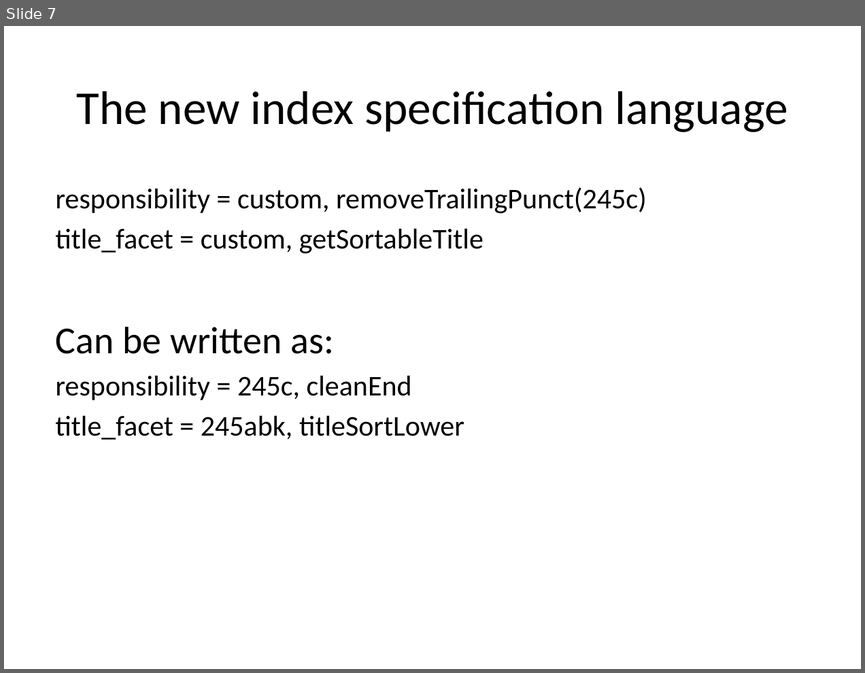
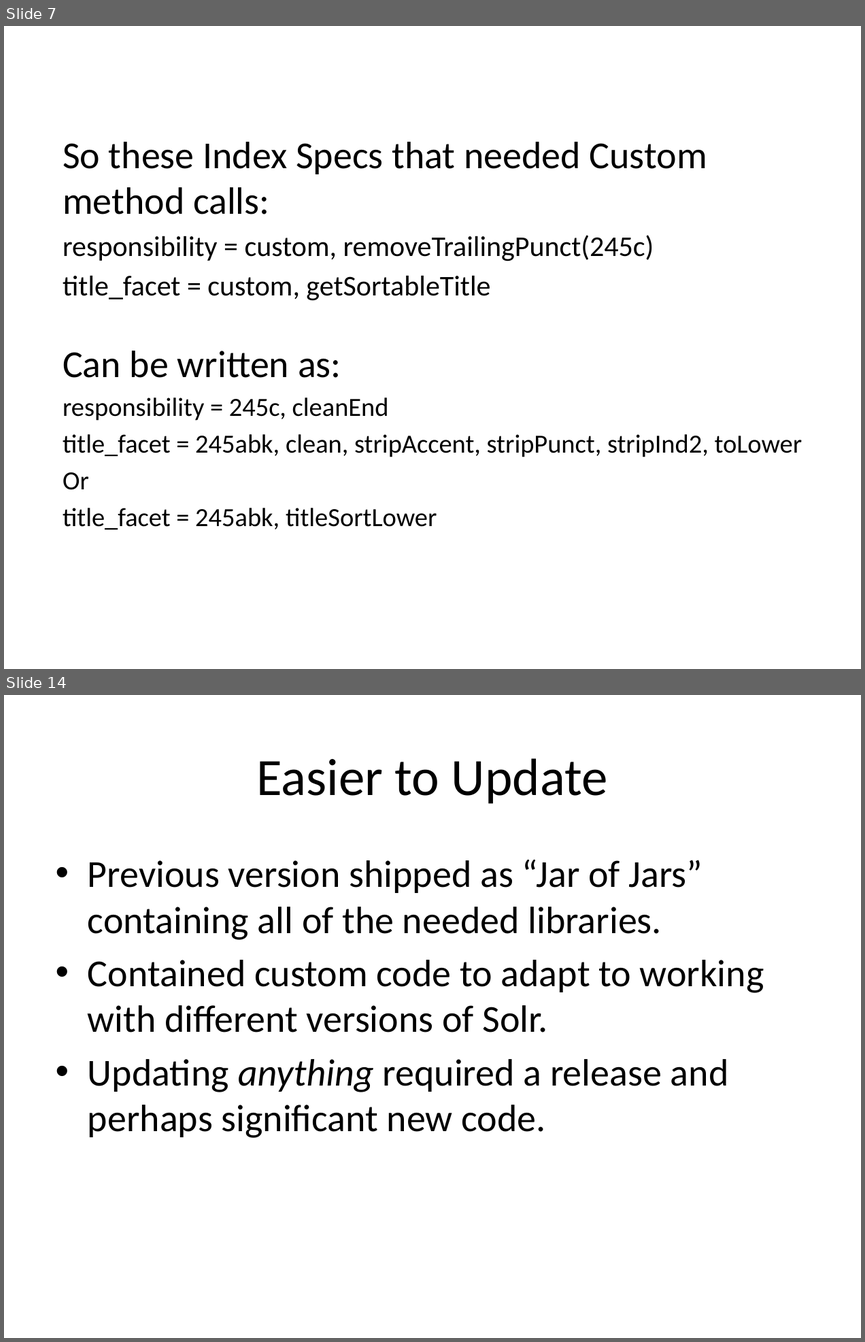
Before and after one commit to solrmarc/solrmarc, a slide deck: New Release of SolrMarc.pptx. Shown one above the other, each under a label of ours: slide 7 before the commit, slides 7 and 14 after it; the slides between them are not shown. The pictures are 865x673 and 865x1342 pixels, drawn with LibreOffice and Linux fonts; fonts in the diff are those of the drawing. Boxes give left, top, right and bottom in pixels: in the first picture for what was removed or moved away, otherwise in the second. Text is boxed around its words. In the diff, an @@ line names an element or a change of style, - is before the commit and + after.

```diff
--- a/New Release of SolrMarc.pptx
+++ b/New Release of SolrMarc.pptx
@@ slide 14 added at (4, 695, 861, 1338), background #FFFFFF @@
@@ title added at (257, 758, 608, 804), 44 pt, text #000000 @@
+Easier to Update
@@ text added at (88, 859, 764, 1138), 32 pt, text #000000 @@
+• Previous version shipped as “Jar of Jars” containing all of the needed libraries.
+• Contained custom code to adapt to working with different versions of Solr.
+• Updating anything required a release and perhaps significant new code.
@@ slide 7 changed as well @@
@@ background #E6E6D8 to #FFFFFF @@
@@ title removed at (77, 91, 787, 132) @@
-The new index specification language
@@ text "So these Index Specs that ...": place and size @@
-text "So these Index Specs that ..." at (56, 187, 647, 439)
+text "So these Index Specs that ..." at (62, 142, 802, 530)
@@ text at (62, 142, 707, 214): paragraph added @@
+So these Index Specs that needed Custom method calls:
@@ text at (62, 397, 436, 530): size 24 to 22 pt in "responsibility = 245c, cleanEnd", "title_facet = 245abk, titleSortLower" @@
@@ text at (62, 434, 802, 490): paragraphs added @@
+title_facet = 245abk, clean, stripAccent, stripPunct, stripInd2, toLower
+Or
```
Also in this commit, not shown: 6 other slides changed, 9 other slides added.
